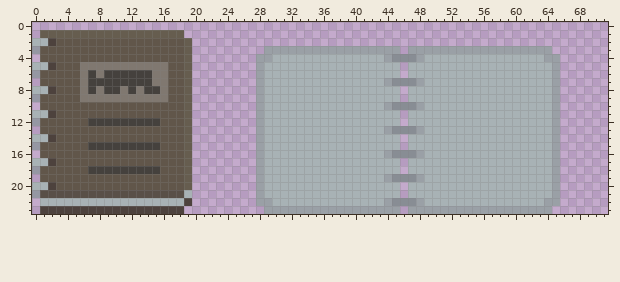
Pixel-art file: Art Assets/Sprites/UI/Darkness Book UI.aseprite. The picture above was drawn from the file before the commit.
72x24 pixels, 1 frame. Colours within 5 levels of each other are drawn and written as one.
After:
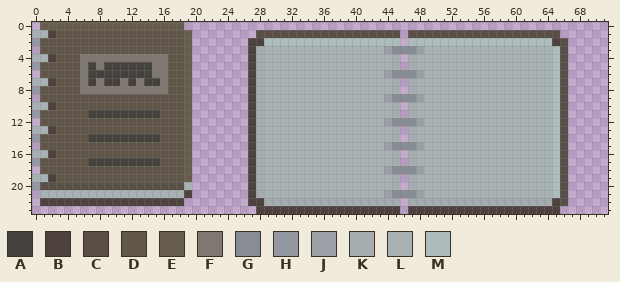
Palette (. is transparent): A #45413d  B #4d423d  C #594f47  D #61564a  E #665d4f  F #807870  G #888d94  H #9597a3  J #9aa0a6  K #a4acb0  L #a8b2b5  M #afbcbd
What changed:
--- layers "Layer 2", "Layer 1"
@@ x 0..71 @@
- 0 ........................................................................
- 1 .EEEEEEEEEEEEEEEEEE.....................................................
- 2 LLBDDDDDDDDDDDDDDDDE....................................................
- 3 HDDDDDDDDDDDDDDDDDDE.........JJJJJJJJJJJJJJJJJ.JJJJJJJJJJJJJJJJJJ.......
- 4 .DDDDDDDDDDDDDDDDDDE........JJLLLLLLLLLLLLLLJGGGJLLLLLLLLLLLLLLLJJ......
- 5 LLBDDDFFFFFFFFFFFDDE........JLLLLLLLLLLLLLLLLL.LLLLLLLLLLLLLLLLLLJ......
- 6 HDDDDDFAFAAAAAAFFDDE........JLLLLLLLLLLLLLLLLL.LLLLLLLLLLLLLLLLLLJ......
- 7 .DDDDDFAAAAAAAAFFDDE........JLLLLLLLLLLLLLLLJGGGJLLLLLLLLLLLLLLLLJ......
- 8 LLBDDDFAFAAFAFAAFDDE........JLLLLLLLLLLLLLLLLL.LLLLLLLLLLLLLLLLLLJ......
- 9 HDDDDDFFFFFFFFFFFDDE........JLLLLLLLLLLLLLLLLL.LLLLLLLLLLLLLLLLLLJ......
-10 .DDDDDDDDDDDDDDDDDDE........JLLLLLLLLLLLLLLLJGGGJLLLLLLLLLLLLLLLLJ......
-11 LLBDDDDDDDDDDDDDDDDE........JLLLLLLLLLLLLLLLLL.LLLLLLLLLLLLLLLLLLJ......
-12 HDDDDDDAAAAAAAAADDDE........JLLLLLLLLLLLLLLLLL.LLLLLLLLLLLLLLLLLLJ......
-13 .DDDDDDDDDDDDDDDDDDE........JLLLLLLLLLLLLLLLJGGGJLLLLLLLLLLLLLLLLJ......
-14 LLBDDDDDDDDDDDDDDDDE........JLLLLLLLLLLLLLLLLL.LLLLLLLLLLLLLLLLLLJ......
-15 HDDDDDDAAAAAAAAADDDE........JLLLLLLLLLLLLLLLLL.LLLLLLLLLLLLLLLLLLJ......
-16 .DDDDDDDDDDDDDDDDDDE........JLLLLLLLLLLLLLLLJGGGJLLLLLLLLLLLLLLLLJ......
-17 LLBDDDDDDDDDDDDDDDDE........JLLLLLLLLLLLLLLLLL.LLLLLLLLLLLLLLLLLLJ......
-18 HDDDDDDAAAAAAAAADDDE........JLLLLLLLLLLLLLLLLL.LLLLLLLLLLLLLLLLLLJ......
-19 .DDDDDDDDDDDDDDDDDDE........JLLLLLLLLLLLLLLLJGGGJLLLLLLLLLLLLLLLLJ......
-20 LLBDDDDDDDDDDDDDDDDE........JLLLLLLLLLLLLLLLLL.LLLLLLLLLLLLLLLLLLJ......
-21 HCCCCCCCCCCCCCCCCCCL........JLLLLLLLLLLLLLLLLL.LLLLLLLLLLLLLLLLLLJ......
-22 .LLLLLLLLLLLLLLLLLLB........JJLLLLLLLLLLLLLLJGGGJLLLLLLLLLLLLLLLJJ......
-23 .BBBBBBBBBBBBBBBBBB..........JJJJJJJJJJJJJJJJJ.JJJJJJJJJJJJJJJJJJ.......
+ 0 .EEEEEEEEEEEEEEEEEE.....................................................
+ 1 LLBDDDDDDDDDDDDDDDDE........CCCCCCCCCCCCCCCCCC.CCCCCCCCCCCCCCCCCCC......
+ 2 HDDDDDDDDDDDDDDDDDDE.......BBMMMMMMMMMMMMMMMMM.MMMMMMMMMMMMMMMMMMBC.....
+ 3 .DDDDDDDDDDDDDDDDDDE.......BKLLLLLLLLLLLLLLLJGGGJLLLLLLLLLLLLLLLLMC.....
+ 4 LLBDDDFFFFFFFFFFFDDE.......BKLLLLLLLLLLLLLLLLK.KLLLLLLLLLLLLLLLLLMC.....
+ 5 HDDDDDFAFAAAAAAFFDDE.......BKLLLLLLLLLLLLLLLLK.KLLLLLLLLLLLLLLLLLMC.....
+ 6 .DDDDDFAAAAAAAAFFDDE.......BKLLLLLLLLLLLLLLLJGGGJLLLLLLLLLLLLLLLLMC.....
+ 7 LLBDDDFAFAAFAFAAFDDE.......BKLLLLLLLLLLLLLLLLK.KLLLLLLLLLLLLLLLLLMC.....
+ 8 HDDDDDFFFFFFFFFFFDDE.......BKLLLLLLLLLLLLLLLLK.KLLLLLLLLLLLLLLLLLMC.....
+ 9 .DDDDDDDDDDDDDDDDDDE.......BKLLLLLLLLLLLLLLLJGGGJLLLLLLLLLLLLLLLLMC.....
+10 LLBDDDDDDDDDDDDDDDDE.......BKLLLLLLLLLLLLLLLLK.KLLLLLLLLLLLLLLLLLMC.....
+11 HDDDDDDAAAAAAAAADDDE.......BKLLLLLLLLLLLLLLLLK.KLLLLLLLLLLLLLLLLLMC.....
+12 .DDDDDDDDDDDDDDDDDDE.......BKLLLLLLLLLLLLLLLJGGGJLLLLLLLLLLLLLLLLMC.....
+13 LLBDDDDDDDDDDDDDDDDE.......BKLLLLLLLLLLLLLLLLK.KLLLLLLLLLLLLLLLLLMC.....
+14 HDDDDDDAAAAAAAAADDDE.......BKLLLLLLLLLLLLLLLLK.KLLLLLLLLLLLLLLLLLMC.....
+15 .DDDDDDDDDDDDDDDDDDE.......BKLLLLLLLLLLLLLLLJGGGJLLLLLLLLLLLLLLLLMC.....
+16 LLBDDDDDDDDDDDDDDDDE.......BKLLLLLLLLLLLLLLLLK.KLLLLLLLLLLLLLLLLLMC.....
+17 HDDDDDDAAAAAAAAADDDE.......BKLLLLLLLLLLLLLLLLK.KLLLLLLLLLLLLLLLLLMC.....
+18 .DDDDDDDDDDDDDDDDDDE.......BKLLLLLLLLLLLLLLLJGGGJLLLLLLLLLLLLLLLLMC.....
+19 LLBDDDDDDDDDDDDDDDDE.......BKLLLLLLLLLLLLLLLLK.KLLLLLLLLLLLLLLLLLMC.....
+20 HCCCCCCCCCCCCCCCCCCL.......BKLLLLLLLLLLLLLLLLK.KLLLLLLLLLLLLLLLLLMC.....
+21 .LLLLLLLLLLLLLLLLLLB.......BKLLLLLLLLLLLLLLLJGGGJLLLLLLLLLLLLLLLLMC.....
+22 .BBBBBBBBBBBBBBBBBB........BBKKKKKKKKKKKKKKKKK.KKKKKKKKKKKKKKKKKKBC.....
+23 ............................BBBBBBBBBBBBBBBBBB.BBBBBBBBBBBBBBBBBBB......
Boxes around the changes in both pictures, in picture pixels (x1, y1, x2, y2):
changed: (32, 22, 192, 214)
changed: (248, 30, 568, 214)
